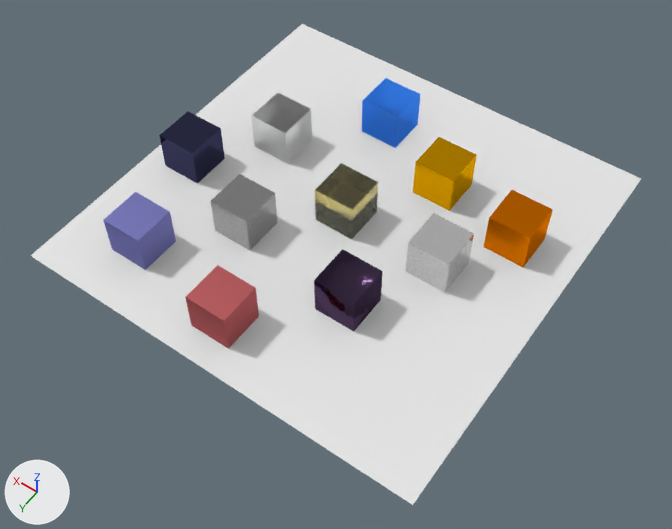
Before and after pictures for a commit that changed the Blender file materials.blend.
Camera for both pictures: a 50 mm camera at (-15.9, 23.1, 31.2) aimed at (-0.9, 2.1, -1.7). The lights are fixed; the arrows at lower left show +X, +Y and +Z.
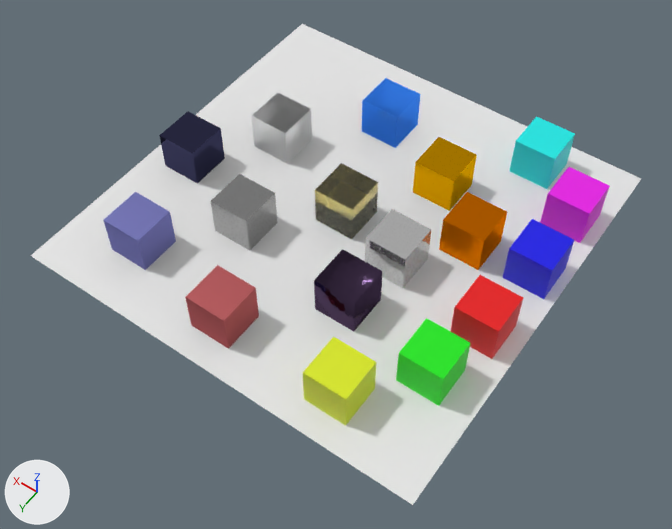
Where the change shows, as pixel boxes (x1, y1, x2, y2) in the pictures (672 x 529 px):
'Cube.010', moved: before (483, 190, 553, 267); after (439, 192, 507, 270)
'Cube.009', moved: before (406, 213, 474, 293); after (365, 209, 431, 288)
'Cube.011', added (yellow): after (303, 337, 376, 426)
'Cube.012', added (green): after (396, 318, 470, 406)
'Cube.013', added (red): after (450, 275, 523, 359)
'Cube.014', added (blue): after (503, 219, 574, 299)
'Cube.015', added (pink): after (540, 167, 610, 243)
'Cube.016', added (cyan): after (510, 116, 575, 189)

Edits to the bpy script that builds the scene:
```text
Add mat_cyan:
    mat_cyan = principled_material('Cyan')
    mat_cyan.base_color = (0.0, 0.8, 0.773)  # cyan #00e7e4
    mat_cyan.roughness = 0.526
Add mat_pink:
    mat_pink = principled_material('Pink')
    mat_pink.base_color = (0.8, 0.0, 0.783)  # pink #e700e5
    mat_pink.roughness = 0.526
Add mat_blue:
    mat_blue = principled_material('Blue')
    mat_blue.base_color = (0.000636, 0.0, 0.8)  # blue #0200e7
    mat_blue.roughness = 0.526
Add mat_red:
    mat_red = principled_material('Red')
    mat_red.base_color = (0.8, 0.0, 0.00102)  # red #e70003
    mat_red.roughness = 0.526
Add mat_green:
    mat_green = principled_material('Green')
    mat_green.base_color = (0.0019, 0.8, 0.0)  # green #06e700
    mat_green.roughness = 0.526
Add mat_yellow:
    mat_yellow = principled_material('Yellow')
    mat_yellow.base_color = (0.689, 0.8, 0.0)  # yellow #d8e700
    mat_yellow.roughness = 0.526
Add me_cube_016:
    me_cube_016.from_pydata(...)  # a box spanning x -1.0..1.0, y -1.0..1.0, z -1.0..1.0
    me_cube_016.materials.append(mat_cyan)  # cyan #00e7e4
Add me_cube_015:
    me_cube_015.from_pydata(...)  # a box spanning x -1.0..1.0, y -1.0..1.0, z -1.0..1.0
    me_cube_015.materials.append(mat_pink)  # pink #e700e5
Add me_cube_014:
    me_cube_014.from_pydata(...)  # a box spanning x -1.0..1.0, y -1.0..1.0, z -1.0..1.0
    me_cube_014.materials.append(mat_blue)  # blue #0200e7
Add me_cube_013:
    me_cube_013.from_pydata(...)  # a box spanning x -1.0..1.0, y -1.0..1.0, z -1.0..1.0
    me_cube_013.materials.append(mat_red)  # red #e70003
Add me_cube_012:
    me_cube_012.from_pydata(...)  # a box spanning x -1.0..1.0, y -1.0..1.0, z -1.0..1.0
    me_cube_012.materials.append(mat_green)  # green #06e700
Add me_cube_011:
    me_cube_011.from_pydata(...)  # a box spanning x -1.0..1.0, y -1.0..1.0, z -1.0..1.0
    me_cube_011.materials.append(mat_yellow)  # yellow #d8e700
Change ob_cube_009:
    ob_cube_009.location: (-4.94, 0.12, 0.0) -> (-3.36, 0.97, 0.0)
Change ob_cube_010:
    ob_cube_010.location: (-7.01, -3.04, 0.0) -> (-5.48, -1.78, 0.0)
Add ob_cube_016:
    ob_cube_016 = bpy.data.objects.new('Cube.016', me_cube_016)
    ob_cube_016.location = (-5.69, -7.8, 0.0)
Add ob_cube_015:
    ob_cube_015 = bpy.data.objects.new('Cube.015', me_cube_015)
    ob_cube_015.location = (-8.41, -5.74, 0.0)
Add ob_cube_014:
    ob_cube_014 = bpy.data.objects.new('Cube.014', me_cube_014)
    ob_cube_014.location = (-8.54, -2.04, 0.0)
Add ob_cube_013:
    ob_cube_013 = bpy.data.objects.new('Cube.013', me_cube_013)
    ob_cube_013.location = (-8.24, 1.85, 0.0)
Add ob_cube_012:
    ob_cube_012 = bpy.data.objects.new('Cube.012', me_cube_012)
    ob_cube_012.location = (-7.61, 4.94, 0.0)
Add ob_cube_011:
    ob_cube_011 = bpy.data.objects.new('Cube.011', me_cube_011)
    ob_cube_011.location = (-5.14, 7.77, 0.0)
```
